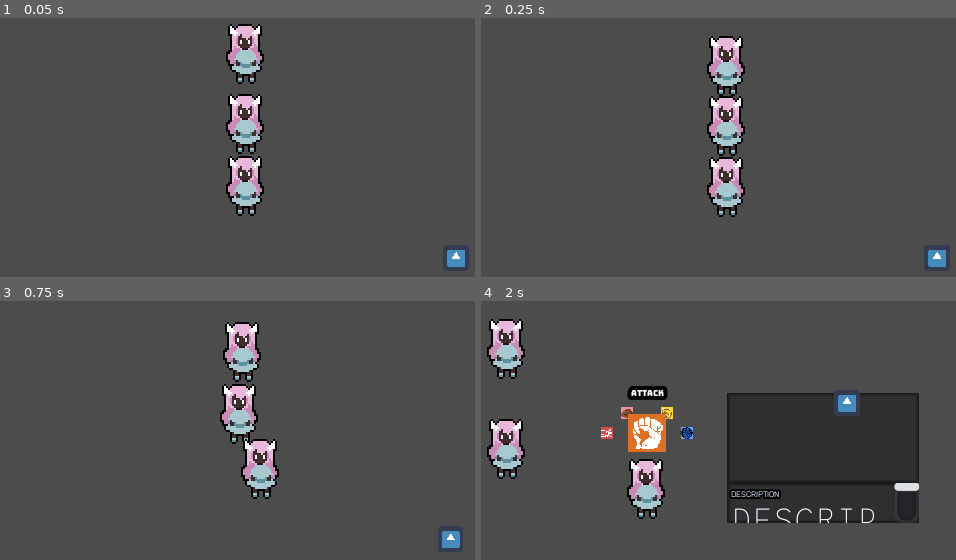
Above: before the commit, frames 1-4 (two rows, left to right).
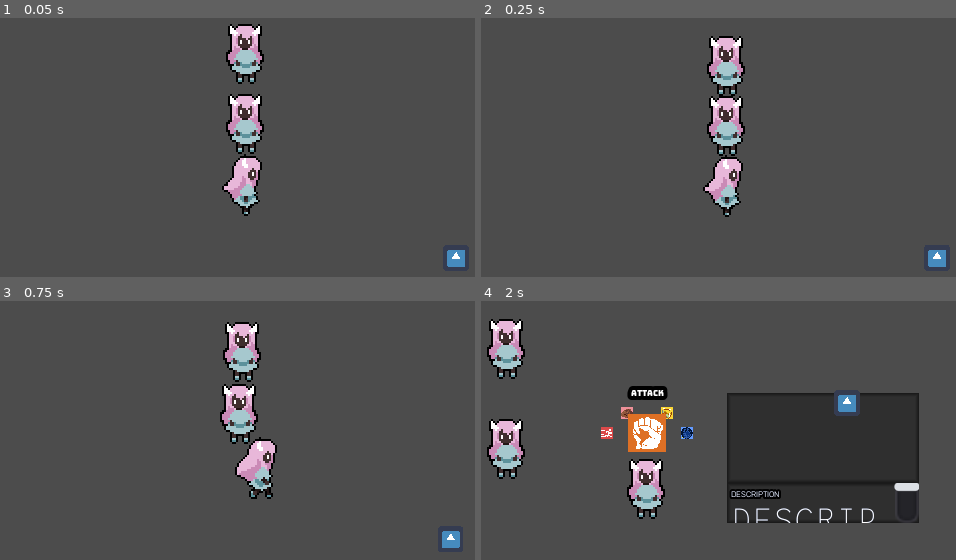
Above: after the commit, the same moments.

Repository: jalvarez2016/Dream-Away
Game: Godot game, scene res://World.tscn
Two runs of this game, one before a commit and one after it. Both use one fixed random seed, a clock stepped at 60 frames per second and the inputs below. The engine's default icon, where the game draws it, is replaced by a stand-in: a white triangle on a blue panel in a dark square.
Inputs:
- Up to frame 1 (0.05 s): no input
- Up to frame 2 (0.25 s): no input
- Up to frame 3 (0.75 s): hold Right (ui_right) from 0.53 s (still down)
- Up to frame 4 (2 s): release Right (ui_right) at 1.28 s; hold Down (ui_down) from 1.28 s (still down)

The runs differ from the first frame. In frame 1, 1.0% of the frame differs, in the area x 46-56%, y 52-77%; in frame 2, 1.0%; in frame 3, 1.0%, in the area x 49-59%, y 52-77%; in frame 4, nothing differs.

Commit message:
Fix: Clear all errors in engine console

Diff:
--- a/Enemies/BattleEnemy.tscn
+++ b/Enemies/BattleEnemy.tscn
@@ -1,10 +1,29 @@
-[gd_scene load_steps=5 format=2]
+[gd_scene load_steps=13 format=2]
 
-[ext_resource path="res://Enemies/Enemy.tscn" type="PackedScene" id=1]
+[ext_resource path="res://icon.png" type="Texture" id=1]
 [ext_resource path="res://Enemies/BattleEnemy.gd" type="Script" id=2]
+[ext_resource path="res://Utils/Stats.tscn" type="PackedScene" id=3]
 
-[sub_resource type="Animation" id=1]
-resource_name = "Attacking"
+[sub_resource type="CircleShape2D" id=1]
+
+[sub_resource type="Shader" id=4]
+code = "shader_type canvas_item;
+
+uniform vec4 color: hint_color;
+uniform float flashState: hint_range(0,1) = 0.5;
+
+void fragment() {
+	vec4 pixelColor = texture(TEXTURE, UV);
+	COLOR = mix(pixelColor, color, flashState);
+	COLOR.a *= pixelColor.a;
+}"
+
+[sub_resource type="ShaderMaterial" id=5]
+shader = SubResource( 4 )
+shader_param/color = Color( 1, 1, 1, 1 )
+shader_param/flashState = 0.0
+
+[sub_resource type="Animation" id=8]
 tracks/0/type = "method"
 tracks/0/path = NodePath("..")
 tracks/0/interp = 1
@@ -44,6 +63,33 @@
 "values": [ 0.0 ]
 }
 
+[sub_resource type="Animation" id=6]
+length = 0.001
+tracks/0/type = "value"
+tracks/0/path = NodePath(".:material:shader_param/flashState")
+tracks/0/interp = 1
+tracks/0/loop_wrap = true
+tracks/0/imported = false
+tracks/0/enabled = true
+tracks/0/keys = {
+"times": PoolRealArray( 0 ),
+"transitions": PoolRealArray( 1 ),
+"update": 0,
+"values": [ 0.0 ]
+}
+tracks/1/type = "value"
+tracks/1/path = NodePath(".:position")
+tracks/1/interp = 1
+tracks/1/loop_wrap = true
+tracks/1/imported = false
+tracks/1/enabled = true
+tracks/1/keys = {
+"times": PoolRealArray( 0 ),
+"transitions": PoolRealArray( 1 ),
+"update": 0,
+"values": [ Vector2( 0, 0 ) ]
+}
+
 [sub_resource type="Animation" id=2]
 resource_name = "Return_From_Attacking"
 tracks/0/type = "value"
@@ -73,9 +119,56 @@
 } ]
 }
 
-[node name="BattleEnemy" groups=["BattleInstance"] instance=ExtResource( 1 )]
+[sub_resource type="Animation" id=7]
+resource_name = "Selecting"
+loop = true
+tracks/0/type = "value"
+tracks/0/path = NodePath(".:material:shader_param/flashState")
+tracks/0/interp = 1
+tracks/0/loop_wrap = true
+tracks/0/imported = false
+tracks/0/enabled = true
+tracks/0/keys = {
+"times": PoolRealArray( 0, 0.7 ),
+"transitions": PoolRealArray( 1, 1 ),
+"update": 0,
+"values": [ 0.0, 1.0 ]
+}
+
+[sub_resource type="CircleShape2D" id=9]
+radius = 50.242
+
+[sub_resource type="CircleShape2D" id=3]
+
+[node name="BattleEnemy" type="KinematicBody2D" groups=["BattleInstance", "Enemy"]]
 script = ExtResource( 2 )
 
-[node name="AnimationPlayer" parent="Sprite" index="0"]
-anims/Attacking = SubResource( 1 )
+[node name="DefaultCollider" type="CollisionShape2D" parent="."]
+shape = SubResource( 1 )
+
+[node name="Sprite" type="Sprite" parent="."]
+material = SubResource( 5 )
+scale = Vector2( 0.2, 0.2 )
+texture = ExtResource( 1 )
+__meta__ = {
+"_editor_description_": "S"
+}
+
+[node name="AnimationPlayer" type="AnimationPlayer" parent="Sprite"]
+anims/Attacking = SubResource( 8 )
+anims/RESET = SubResource( 6 )
 anims/Return_From_Attacking = SubResource( 2 )
+anims/Selecting = SubResource( 7 )
+
+[node name="DetectionZone" type="Area2D" parent="."]
+
+[node name="CollisionPolygon2D" type="CollisionShape2D" parent="DetectionZone"]
+shape = SubResource( 9 )
+
+[node name="Stats" parent="." instance=ExtResource( 3 )]
+hp = 30
+
+[node name="HitBox" type="Area2D" parent="."]
+
+[node name="CollisionShape2D" type="CollisionShape2D" parent="HitBox"]
+shape = SubResource( 3 )
--- a/Players/Player.gd
+++ b/Players/Player.gd
@@ -37,10 +37,10 @@
 		WALK:
 
 #			#animation logic
-#			if input_vector.x > 0:
-#				animationPlayer.play("LeftWalk")
-#			else:
-#				animationPlayer.play("RightWalk")
+			if input_vector.x < 0:
+				animationPlayer.play("LeftWalk")
+			else:
+				animationPlayer.play("RightWalk")
 
 			velocity = velocity.move_toward(input_vector * MAX_SPEED, ACCELERATION * delta)
 		ATTACK:
--- a/Utils/BattleScript.gd
+++ b/Utils/BattleScript.gd
@@ -24,7 +24,7 @@
 	var enemies = level_parameters.enemies
 	var counter = 0
 	for player in players:
-		_create_player(player, counter)
+		call_deferred("_create_player",player, counter)
 		counter += 1
 	counter = 0
 	for enemy in enemies:
@@ -38,7 +38,7 @@
 	turnManager.connect("ally_turn_started", self, "_on_ally_turn_end")
 	turnManager.connect("enemy_turn_started", self, "_on_enemy_turn_end")
 	currentTurn = turn_queue.pop_front()
-	_start_turn_sequence()
+	call_deferred("_start_turn_sequence")
 
 func _create_player(nodeData, index):
 	var battlePlayer = load("res://Players/BattlePlayer.tscn").instance()
@@ -81,7 +81,7 @@
 
 	#	Set individual player position
 	battleEnemy.position = Vector2(220, (120/amount + 2) * index + 60)
-	eContainer.add_child(battleEnemy)
+	eContainer.call_deferred("add_child", battleEnemy)
 
 func _set_turn_order(characters):
 	turn_queue.append_array(characters)
--- a/World.tscn
+++ b/World.tscn
@@ -264,6 +264,12 @@
 [node name="Sprite" parent="Entities Container/Player" index="0"]
 texture = ExtResource( 1 )
 hframes = 60
+frame = 6
+
+[node name="AnimationPlayer" parent="Entities Container/Player" index="1"]
+anims/FrontIdle = ExtResource( 17 )
+anims/LeftWalk = ExtResource( 8 )
+anims/RightWalk = ExtResource( 9 )
 
 [node name="Stats" parent="Entities Container/Player" index="3"]
 speed = 12
--- a/project.godot
+++ b/project.godot
@@ -102,6 +102,10 @@
  ]
 }
 
+[logging]
+
+file_logging/enable_file_logging.pc=false
+
 [physics]
 
 common/enable_pause_aware_picking=true
Not shown: 2 places in Enemies/Enemy.tscn that only renumber resources
